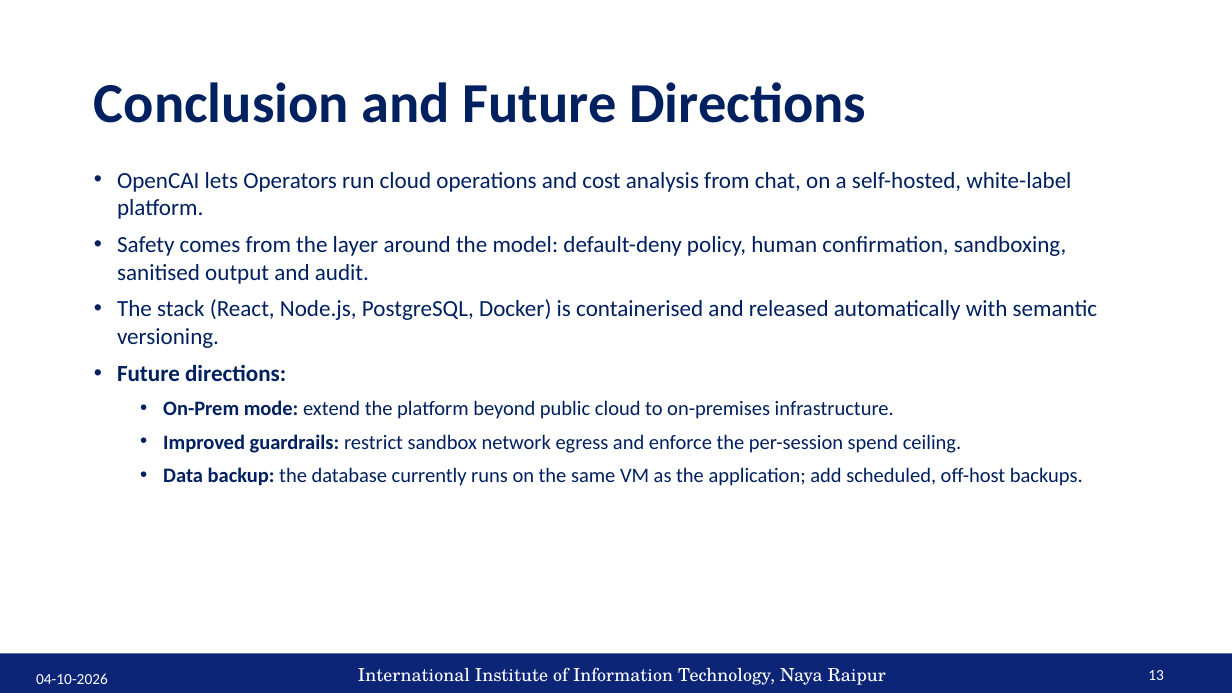
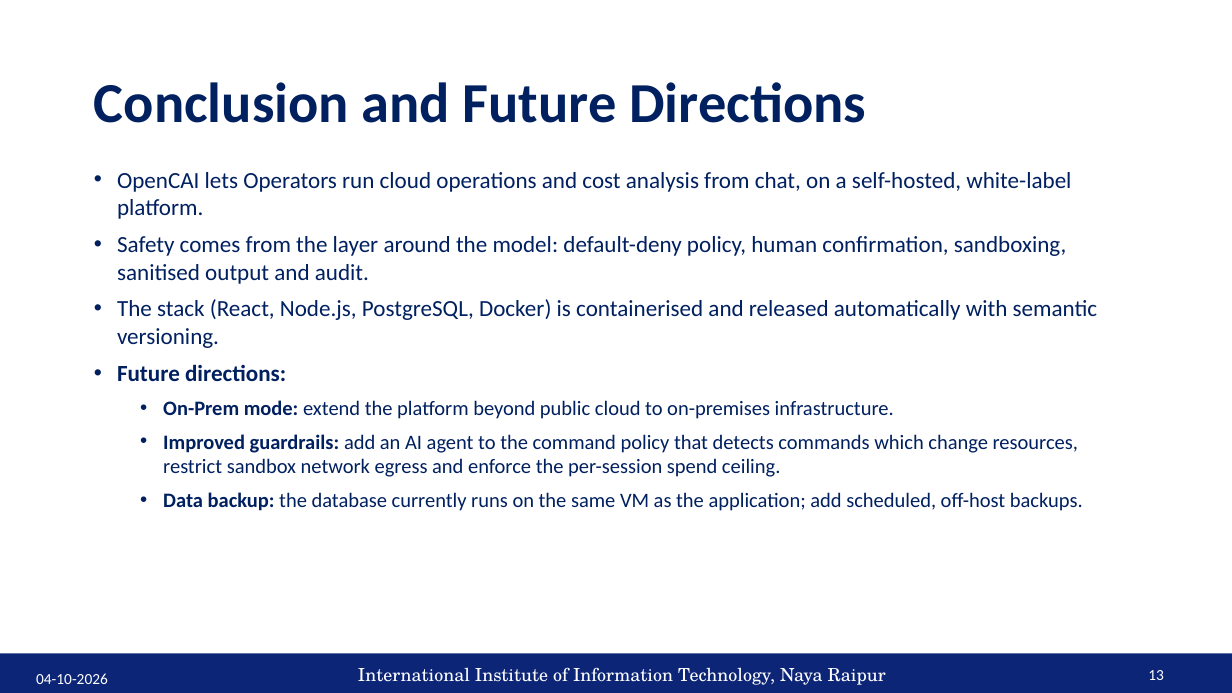
Before and after one commit to AB527/opencai, a slide deck: slide 13 of docs/minor_project/OpenCAI Progress PPT - Mid Term Evaluation.pptx. Drawn at 1232x693 pixels with LibreOffice and Linux fonts; fonts in the diff are those of the drawing; background and template pictures are left out. Boxes give left, top, right and bottom in pixels: in the first picture for what was removed or moved away, otherwise in the second. Text is boxed around its words. In the diff, an @@ line names an element or a change of style, - is before the commit and + after.

Commit message:
docs(minor-project): update mid-term evaluation presentation

```diff
--- a/docs/minor_project/OpenCAI Progress PPT - Mid Term Evaluation.pptx
+++ b/docs/minor_project/OpenCAI Progress PPT - Mid Term Evaluation.pptx
@@ text at <box>163,434,1078,477</box>: text changed @@
-  • Improved guardrails: restrict sandbox network egress and enforce the per-session spend ceiling.
+  • Improved guardrails: add an AI agent to the command policy that detects commands which change resources, restrict sandbox network egress and enforce the per-session spend ceiling.
```
